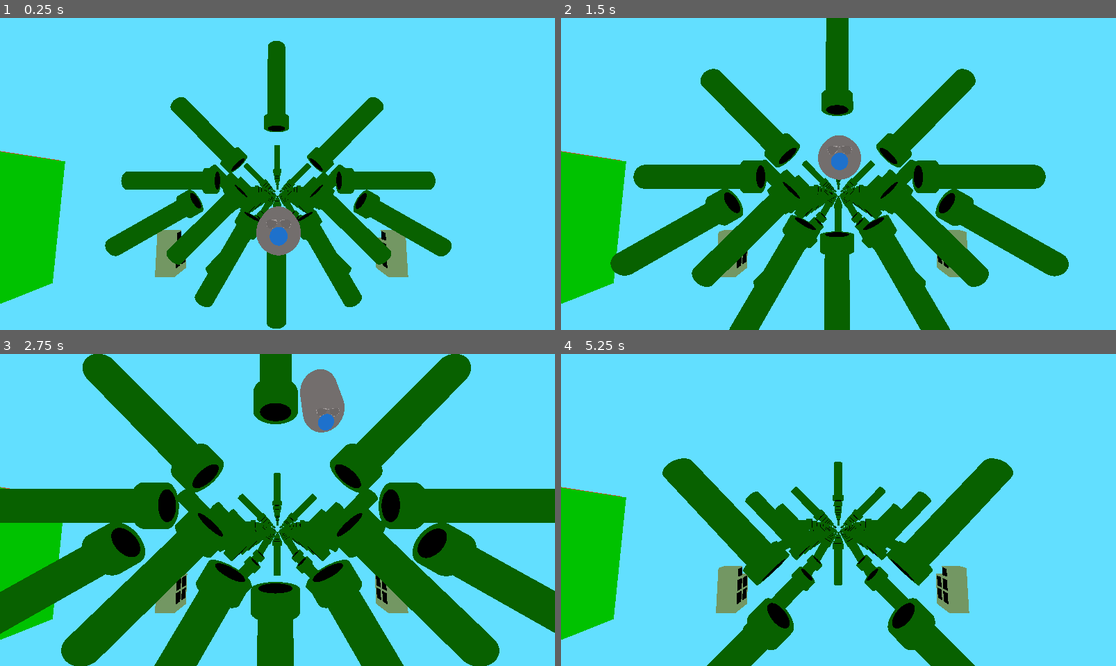
Above: before the commit, frames 1-4 (two rows, left to right).
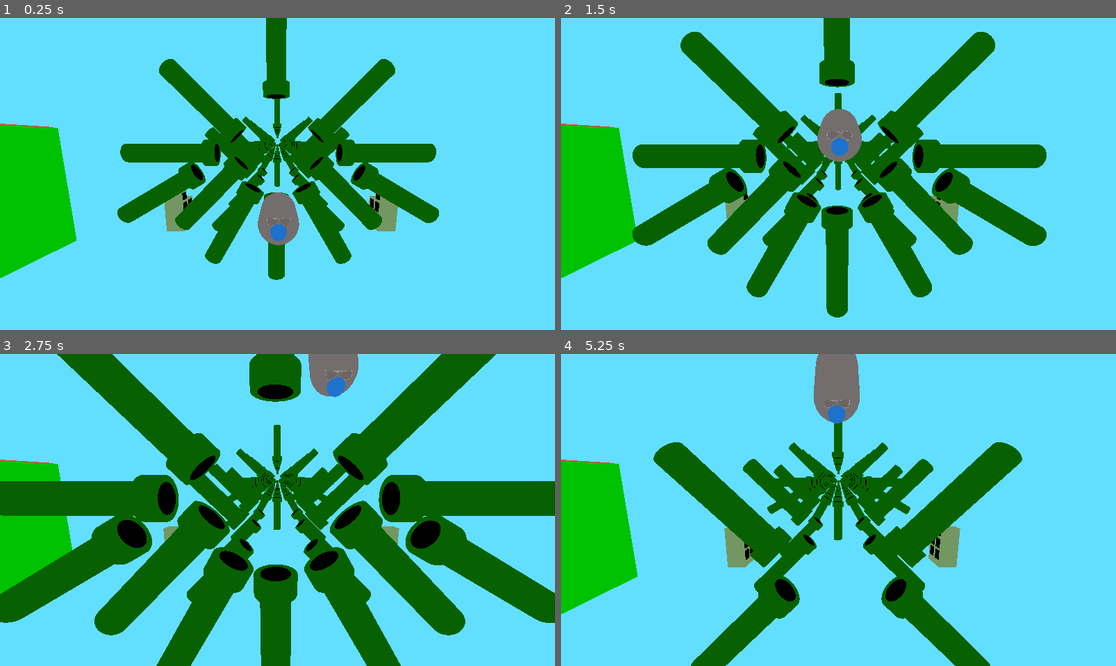
Above: after the commit, the same moments.

Repository: johnf008/Another_3d_Game
Game: Godot game, scene res://game.tscn
Same seed, same stepped clock (60 frames per second), same inputs: the game is played once before the commit and once after it.
Inputs:
- Up to frame 1 (0.25 s): no input
- Up to frame 2 (1.5 s): tap Enter at 0.5 s; hold D (right) 0.53-1.28 s; hold Space (fly) 0.53-1.28 s; hold A (left) from 1.28 s (still down); tap Space (fly) at 1.35 s
- Up to frame 3 (2.75 s): release A (left) at 2.03 s; hold D (right) from 2.03 s (still down); hold Space (fly) from 2.03 s (still down)
- Up to frame 4 (5.25 s): release Space (fly) at 2.78 s; tap Space (fly) at 2.85, 4.35 s; release D (right) at 3.53 s; hold Space (fly) 3.53-4.28 s; hold A (left) from 3.53 s (still down); hold Space (fly) from 5.03 s (still down)

The runs differ from the first frame. In frame 1, 23% of the frame differs, in the area x 0-82%, y 0-100%; in frame 2, 29%, in the area x 0-92%, y 0-100%; in frame 3, 23%; in frame 4, 21%.

Commit message:
Pretty sure i got the template for making levels down & sorted out the collisions

Diff:
--- a/game.tscn
+++ b/game.tscn
@@ -56,7 +56,7 @@
 environment = SubResource("Environment_80nbo")
 
 [node name="Camera3D" type="Camera3D" parent="."]
-transform = Transform3D(1.03546e-07, -0.0972355, -0.995261, -1.49407e-09, 0.995261, -0.0972355, 1, 1.15553e-08, 1.0291e-07, -33.0214, 32.1651, 0.31156)
+transform = Transform3D(9.97446e-08, 0.159674, -0.98717, -2.78392e-08, 0.98717, 0.159674, 1, 1.15553e-08, 1.0291e-07, -33.0214, 38.8266, 0.31156)
 
 [node name="module_one" parent="." instance=ExtResource("2_e2o6t")]
 transform = Transform3D(1, 0, 0, 0, 1, 0, 0, 0, 1, 0, 24.3286, -195.177)
--- a/player/player.gd
+++ b/player/player.gd
@@ -13,21 +13,21 @@
 func _physics_process(delta: float) -> void:
 	const FLY_FALL_FACTOR = 5
 
-	#if (position.y >= -15.0):
-	velocity.y -= 20.0 * delta
-	#else:
-		#velocity.y = 0
-		#position.y = -15.0
+	if (position.y >= 10.0):
+		velocity.y -= 20.0 * delta
+	else:
+		velocity.y = 0
+		position.y = 10.0
 	print("Y position: " + str(position.y))
 
-	#if (position.y <= 5.0):
-		#velocity.y -= 5.0 * delta
-	#else:
-		#velocity.y = 0
-		#position.y = 5.0
+	if (position.y <= 55.0):
+		velocity.y -= 20.0 * delta
+	else:
+		velocity.y = 0
+		position.y = 55.0
 
 	if Input.is_action_pressed("fly"):
-		velocity.y = 15.0
+		velocity.y = 20.0
 		flying_flag = true
 		rotation_degrees.x = (lerp(rotation_degrees.x, 60.0, delta * _rotation_speed))
 	else:
